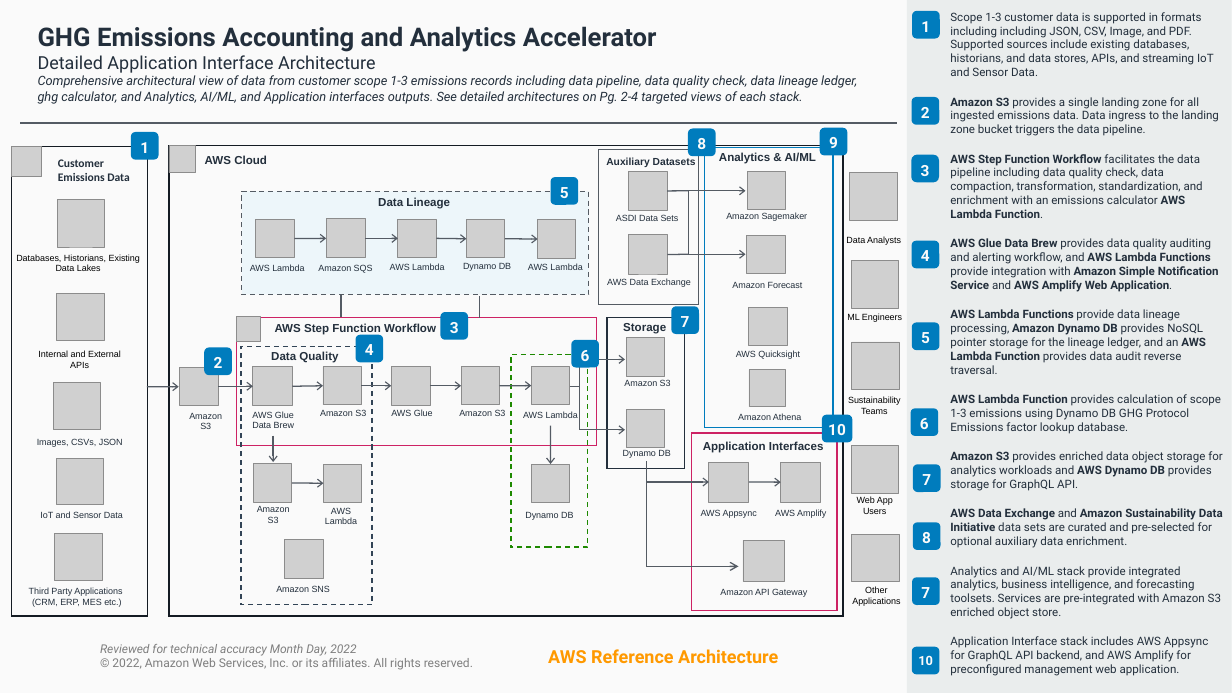
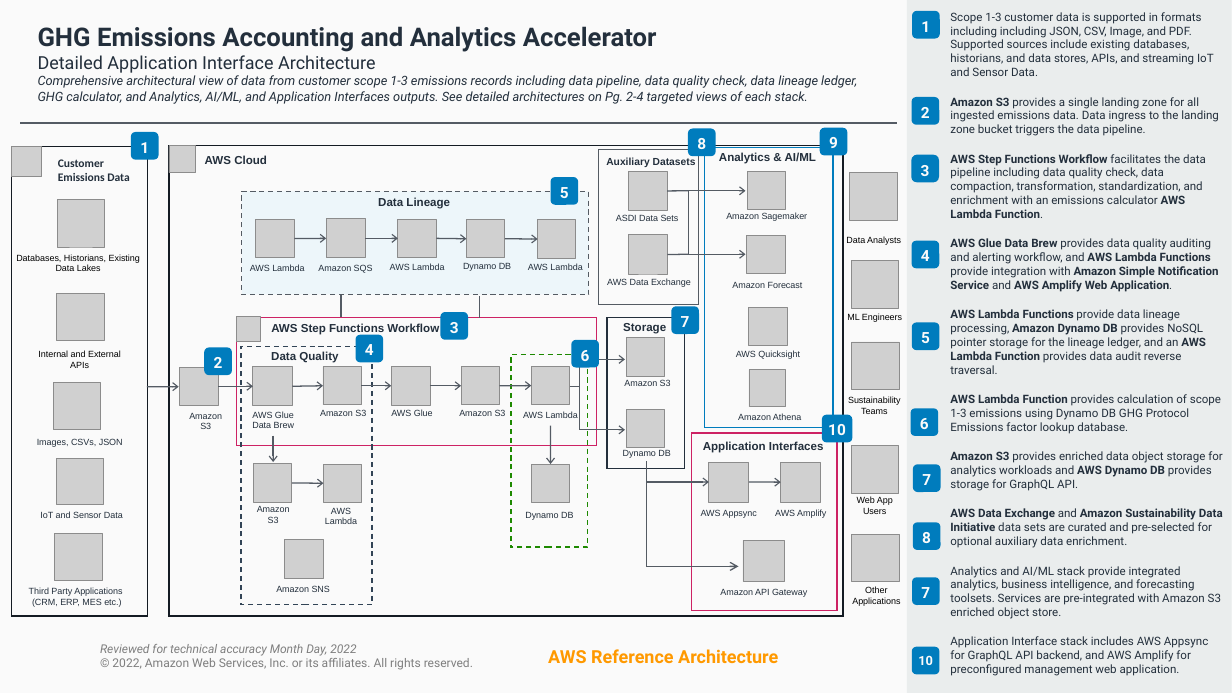
Before and after one commit to aws-solutions-library-samples/guidance-for-carbon-data-lake-on-aws, a slide deck: slide 7 of resources/architecture/carbonlake-solutions-architecture-diagram-v2-2022.pptx. Drawn at 1232x693 pixels with LibreOffice and Linux fonts; fonts in the diff are those of the drawing; grey boxes stand for pictures; background and template pictures are left out. Boxes give left, top, right and bottom in pixels: in the first picture for what was removed or moved away, otherwise in the second. Text is boxed around its words. In the diff, an @@ line names an element or a change of style, - is before the commit and + after.

Commit message:
Add changes.

```diff
--- a/resources/architecture/carbonlake-solutions-architecture-diagram-v2-2022.pptx
+++ b/resources/architecture/carbonlake-solutions-architecture-diagram-v2-2022.pptx
@@ text at box(38, 75, 857, 104): text changed @@
-Comprehensive architectural view of data from customer scope 1-3 emissions records including data pipeline, data quality check, data lineage ledger, ghg calculator, and Analytics, AI/ML, and Application interfaces outputs. See detailed architectures on Pg. 2-4 targeted views of each stack.
+Comprehensive architectural view of data from customer scope 1-3 emissions records including data pipeline, data quality check, data lineage ledger, GHG calculator, and Analytics, AI/ML, and Application Interfaces outputs. See detailed architectures on Pg. 2-4 targeted views of each stack.
@@ text at box(950, 154, 1206, 218): text changed @@
-AWS Step Function Workflow facilitates the data pipeline including data quality check, data compaction, transformation, standardization, and enrichment with an emissions calculator AWS Lambda Function.
+AWS Step Functions Workflow facilitates the data pipeline including data quality check, data compaction, transformation, standardization, and enrichment with an emissions calculator AWS Lambda Function.
@@ text at box(271, 323, 439, 335): text changed @@
-AWS Step Function Workflow
+AWS Step Functions Workflow
```
Also in this commit, not shown: 6 other slides changed.
